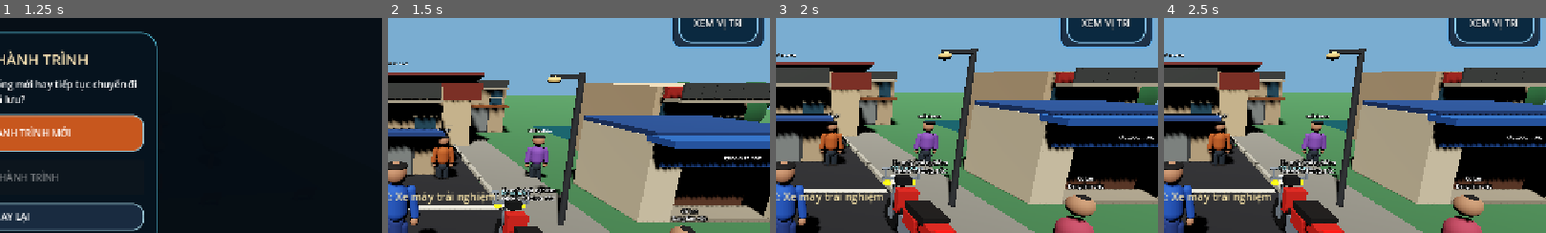
Above: before the commit, frames 1-4 (left to right).
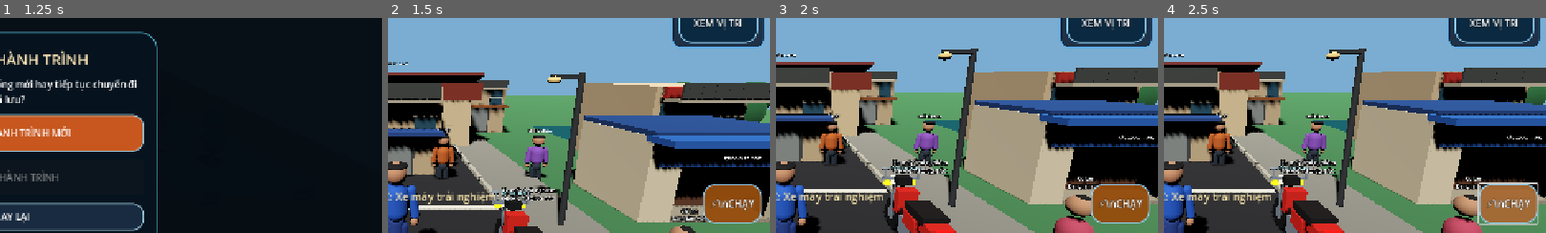
Above: after the commit, the same moments.

Repository: temu838655-dev/Vi-t-Nam-Du-L-ch
Game: Godot game, scene res://scenes/main.tscn
The game is run twice, just before and just after one commit, with the same random seed, the same clock (stepped at 60 frames per second) and the same inputs.
Inputs (mouse positions are % of the whole screen's width and height, from its top left):
- Up to frame 1 (1.25 s): click "▶ CHƠI NGAY" at 0.5 s
- Up to frame 2 (1.5 s): click "BẮT ĐẦU HÀNH TRÌNH MỚI" at 1.25 s
- Up to frame 3 (2 s): no input
- Up to frame 4 (2.5 s): click (94, 65) at 2 s, where only the run after the commit has a clickable "⚡\nCHẠY"
The pictures show only the part of the screen within x 49-99%, y 22-72%; the shares and areas given below are measured in that part.

Frame 1 is identical in both runs. In frame 2, 2.6% of the frame differs, in the area x 82-98%, y 77-96%; in frame 3, 2.6%; in frame 4, 3.0%, in the area x 82-98%, y 76-97%.

Commit message:
Add responsive sprint action to mobile HUD

Diff:
--- a/Godot/scripts/mobile_hud.gd
+++ b/Godot/scripts/mobile_hud.gd
@@ -106,6 +106,7 @@
 var joystick_base: Panel
 var joystick_knob: Panel
 var interact_button: Button
+var sprint_button: Button
 var ui_root: Control
 var shop_overlay: Control
 var shop_items_container: VBoxContainer
@@ -123,6 +124,7 @@
 func _ready() -> void:
 	var screen_size := get_viewport().get_visible_rect().size
 	var compact_layout := screen_size.x < 700.0 or screen_size.y > screen_size.x
+	var action_scale := 0.78 if compact_layout else 1.0
 	var profile_width := 196.0 if compact_layout else 310.0
 	var utility_width := 198.0 if compact_layout else 340.0
 	var mission_width := 198.0 if compact_layout else 310.0
@@ -263,18 +265,29 @@
 	# Bottom-right action cluster.
 	var jump_button := Button.new()
 	jump_button.text = "🏃\nNHẢY"
-	jump_button.size = Vector2(104, 78)
-	jump_button.position = Vector2(-128, -196)
+	jump_button.size = Vector2(104, 78) * action_scale
+	jump_button.position = Vector2(-128, -196) * action_scale
 	jump_button.set_anchors_preset(Control.PRESET_BOTTOM_RIGHT)
 	jump_button.add_theme_font_size_override("font_size", 17)
 	_style_game_button(jump_button, Color(0.05, 0.28, 0.48, 0.96))
 	jump_button.pressed.connect(_jump)
 	ui_root.add_child(jump_button)
 
+	sprint_button = Button.new()
+	sprint_button.text = "⚡\\nCHẠY"
+	sprint_button.size = Vector2(92, 66) * action_scale
+	sprint_button.position = Vector2(-126, -286) * action_scale
+	sprint_button.set_anchors_preset(Control.PRESET_BOTTOM_RIGHT)
+	sprint_button.add_theme_font_size_override("font_size", 15 if compact_layout else 17)
+	_style_game_button(sprint_button, Color(0.58, 0.30, 0.05, 0.96))
+	sprint_button.button_down.connect(_set_sprint.bind(true))
+	sprint_button.button_up.connect(_set_sprint.bind(false))
+	ui_root.add_child(sprint_button)
+
 	interact_button = Button.new()
 	interact_button.text = "💬\nTƯƠNG TÁC"
-	interact_button.size = Vector2(132, 78)
-	interact_button.position = Vector2(-278, -112)
+	interact_button.size = Vector2(132, 78) * action_scale
+	interact_button.position = Vector2(-278, -112) * action_scale
 	interact_button.set_anchors_preset(Control.PRESET_BOTTOM_RIGHT)
 	interact_button.add_theme_font_size_override("font_size", 16)
 	_style_game_button(interact_button, Color(0.55, 0.22, 0.06, 0.98))
@@ -283,8 +296,8 @@
 
 	var inventory_button := Button.new()
 	inventory_button.text = "🎒\nTÚI ĐỒ"
-	inventory_button.size = Vector2(112, 78)
-	inventory_button.position = Vector2(-132, -104)
+	inventory_button.size = Vector2(112, 78) * action_scale
+	inventory_button.position = Vector2(-132, -104) * action_scale
 	inventory_button.set_anchors_preset(Control.PRESET_BOTTOM_RIGHT)
 	inventory_button.add_theme_font_size_override("font_size", 16)
 	_style_game_button(inventory_button, Color(0.12, 0.22, 0.42, 0.98))
@@ -456,6 +469,10 @@
 	if message_label:
 		message_label.text = message
 	_update_status()
+
+func _set_sprint(enabled: bool) -> void:
+	if player and player.has_method("set_mobile_sprint"):
+		player.set_mobile_sprint(enabled)
 
 func _jump() -> void:
 	if player and player.is_on_floor() and not player.is_riding_vehicle():
